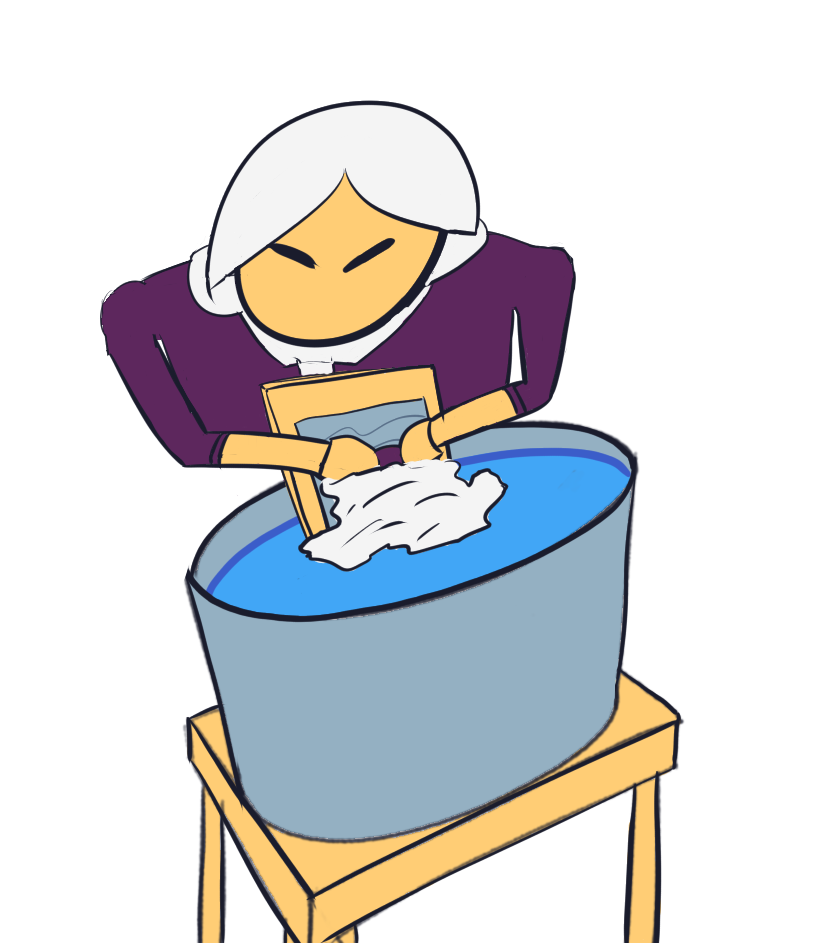
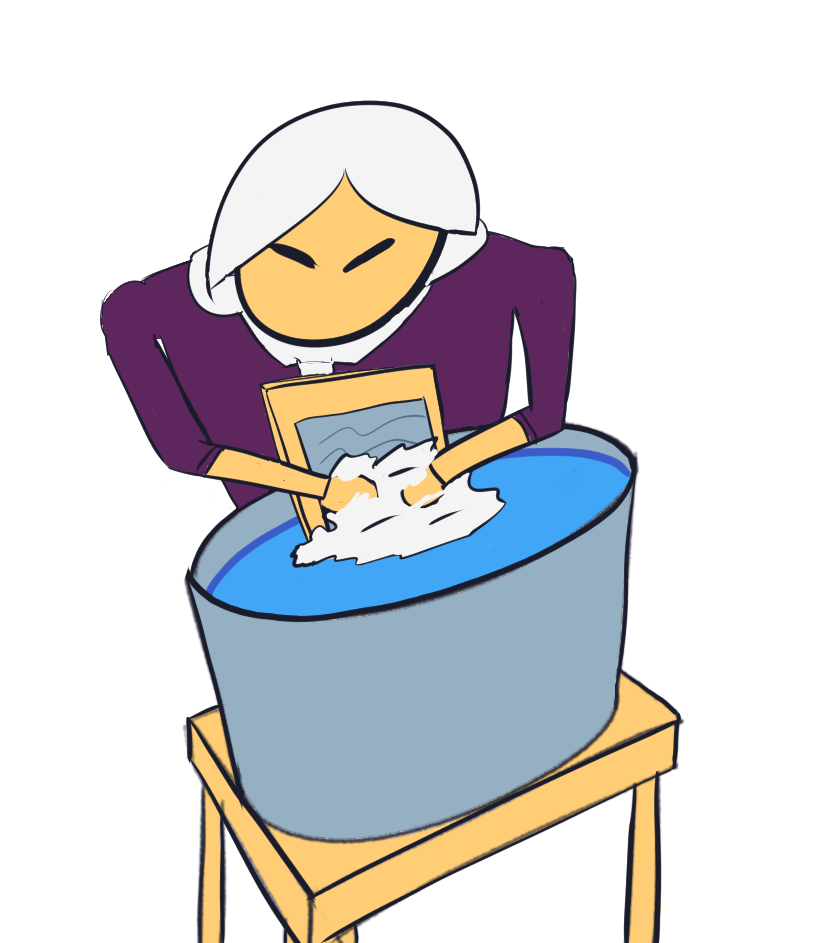
Two versions of the same layered image (821x943). Layer-by-layer changes:
painted on "lady" over [106, 234, 577, 583]
painted on "c" (1st of 4) over [106, 234, 577, 583]
painted on "black" over [106, 262, 577, 583]
painted on "c" (2nd of 4, in "hand") over [106, 262, 577, 572]
painted on "grater" over [194, 310, 514, 562]
painted on "c" (3rd of 4, in "grater1") over [194, 310, 514, 583]
painted on "c" (4th of 4, in "bowl") over [106, 306, 576, 583]
